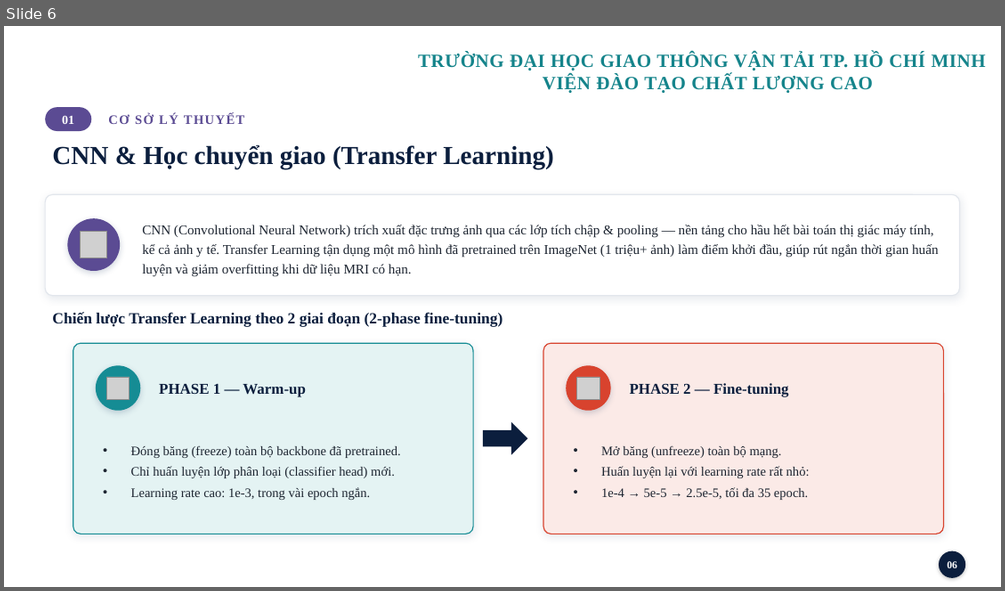
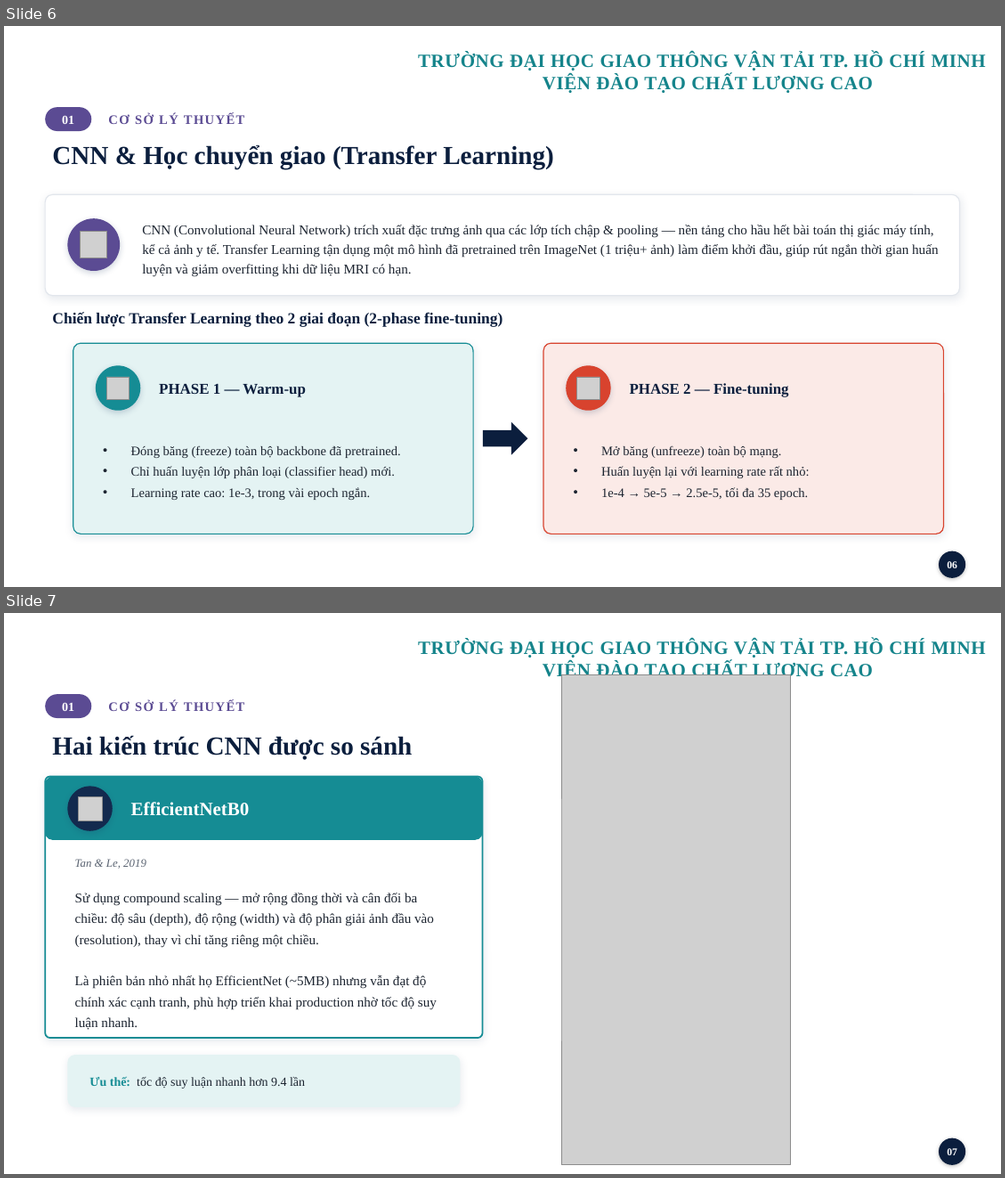
Before and after one commit to Thehy-IT/DS_filnal_Brain, a slide deck: docs/Group3_Slide.pptx. Shown one above the other, each under a label of ours: slide 6 before the commit, slides 6 and 7 after it. The pictures are 1005x591 and 1005x1178 pixels, drawn with LibreOffice and Linux fonts; fonts in the diff are those of the drawing; grey boxes stand for pictures; background and template pictures are left out. Boxes give left, top, right and bottom in pixels: in the first picture for what was removed or moved away, otherwise in the second. Text is boxed around its words. In the diff, an @@ line names an element or a change of style, - is before the commit and + after.

```diff
--- a/docs/Group3_Slide.pptx
+++ b/docs/Group3_Slide.pptx
@@ slide 7 added at (4, 613, 1001, 1174), background picture (left out); not listed: 1 template element that a slide beside it also shows @@
@@ picture added at (561, 674, 790, 1165) @@
@@ rounded rectangle added at (45, 694, 91, 718), fill #5B4B93 @@
@@ text added at (62, 702, 74, 711), 12 pt, text #FFFFFF, bold @@
+01
@@ text added at (108, 700, 244, 711), 12.5 pt, text #5B4B93, bold @@
+CƠ SỞ LÝ THUYẾT
@@ text added at (52, 735, 412, 760), 25 pt, text #0B1E3D, bold @@
+Hai kiến trúc CNN được so sánh
@@ rounded rectangle added at (45, 776, 483, 1038), fill #FFFFFF, outline #158C94 1.5 pt @@
@@ rounded rectangle added at (45, 776, 483, 840), fill #158C94 @@
@@ ellipse added at (67, 786, 113, 831), fill #132A4E @@
@@ picture added at (78, 796, 102, 820) @@
@@ text added at (131, 802, 250, 815), 18 pt, text #FFFFFF, bold @@
+EfficientNetB0
@@ text added at (75, 859, 146, 868), 11 pt, text #5B6472, italic @@
+Tan & Le, 2019
@@ text added at (75, 892, 437, 1030), 13 pt, text #1C2430 @@
+Sử dụng compound scaling — mở rộng đồng thời và cân đối ba chiều: độ sâu (depth), độ rộng (width) và độ phân giải ảnh đầu vào (resolution), thay vì chỉ tăng riêng một chiều.
+Là phiên bản nhỏ nhất họ EfficientNet (~5MB) nhưng vẫn đạt độ chính xác cạnh tranh, phù hợp triển khai production nhờ tốc độ suy luận nhanh.
@@ rounded rectangle added at (67, 1055, 461, 1107), fill #E4F3F3 @@
@@ text added at (89, 1077, 305, 1088), 12 pt, text #1C2430 @@
+Ưu thế: tốc độ suy luận nhanh hơn 9.4 lần
@@ ellipse added at (938, 1138, 966, 1165), fill #0B1E3D @@
@@ text added at (947, 1148, 957, 1155), 10 pt, text #FFFFFF, bold @@
+07
```
Also in this commit, not shown: 5 slides changed, 1 other slide added, 14 other files.
